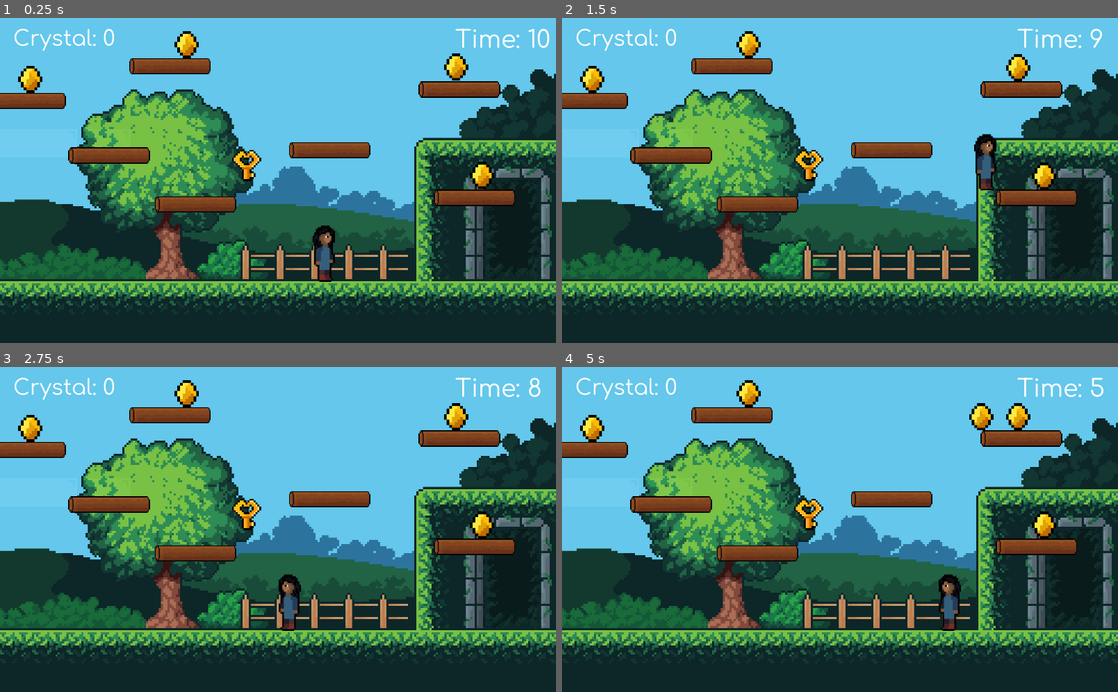
Above: before the commit, frames 1-4 (two rows, left to right).
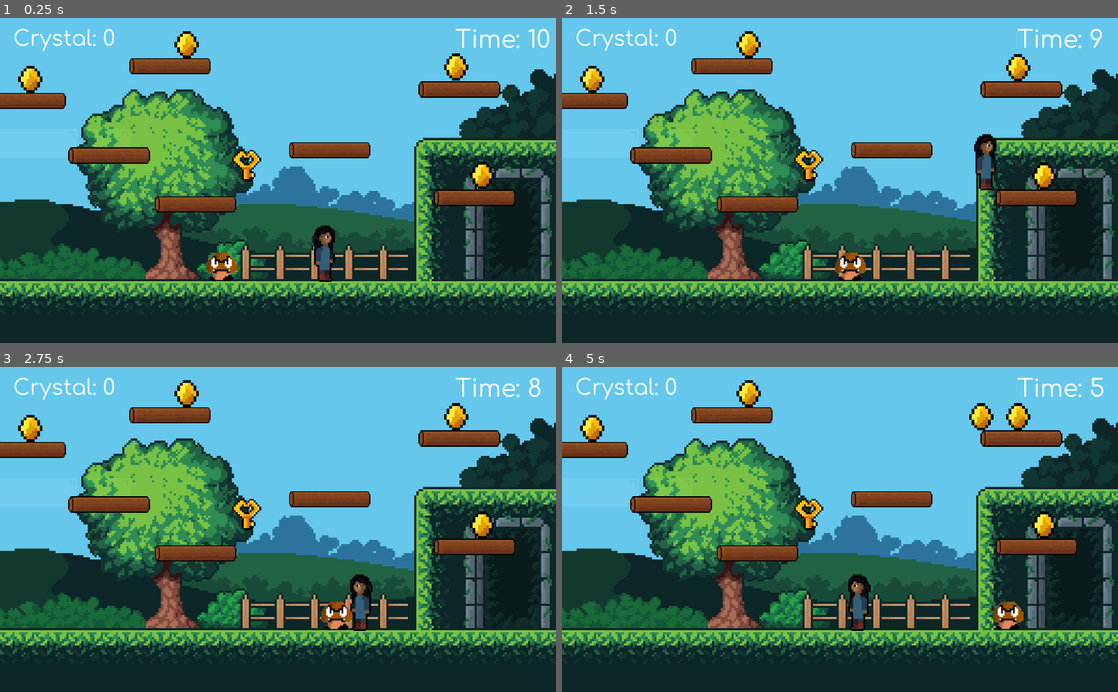
Above: after the commit, the same moments.

Repository: caffebd/sayem-platform
Game: Godot game, scene res://scenes/World.tscn
Two runs of this game, one before a commit and one after it. Both use one fixed random seed, a clock stepped at 60 frames per second and the inputs below.
Inputs:
- Up to frame 1 (0.25 s): no input
- Up to frame 2 (1.5 s): hold D (right) from 0.53 s (still down); tap W (jump) at 0.77 s
- Up to frame 3 (2.75 s): tap W (jump) at 1.52 s; release D (right) at 2.03 s; hold A (left) from 2.03 s (still down)
- Up to frame 4 (5 s): release A (left) at 2.78 s; hold D (right) 2.78-4.28 s; tap W (jump) at 3.02, 3.77, 4.52 s; hold A (left) from 4.28 s (still down)

The runs differ from the first frame. In frame 1, 0.4% of the frame differs, in the area x 37-43%, y 72-81%; in frame 2, 0.4%; in frame 3, 1.5%, in the area x 50-67%, y 63-82%; in frame 4, 1.5%.

Commit message:
add_enemy

Diff:
--- a/scenes/World.tscn
+++ b/scenes/World.tscn
@@ -7,6 +7,7 @@
 [ext_resource path="res://scenes/UI.tscn" type="PackedScene" id=5]
 [ext_resource path="res://scenes/fly_key.tscn" type="PackedScene" id=6]
 [ext_resource path="res://scripts/World.gd" type="Script" id=7]
+[ext_resource path="res://scenes/goomba.tscn" type="PackedScene" id=8]
 
 [sub_resource type="RectangleShape2D" id=1]
 extents = Vector2( 542.5, 63 )
@@ -70,3 +71,6 @@
 
 [node name="fly_key" parent="." instance=ExtResource( 6 )]
 position = Vector2( 456, 273 )
+
+[node name="goomba" parent="." instance=ExtResource( 8 )]
+position = Vector2( 408, 456 )
--- /dev/null
+++ b/scenes/goomba.tscn
@@ -0,0 +1,17 @@
+[gd_scene load_steps=4 format=2]
+
+[ext_resource path="res://assets/player/goomba.png" type="Texture" id=1]
+[ext_resource path="res://scripts/goomba.gd" type="Script" id=2]
+
+[sub_resource type="RectangleShape2D" id=1]
+extents = Vector2( 27.5, 26 )
+
+[node name="goomba" type="KinematicBody2D"]
+script = ExtResource( 2 )
+
+[node name="Sprite" type="Sprite" parent="."]
+texture = ExtResource( 1 )
+
+[node name="CollisionShape2D" type="CollisionShape2D" parent="."]
+position = Vector2( 0.5, 0 )
+shape = SubResource( 1 )
--- /dev/null
+++ b/scripts/goomba.gd
@@ -0,0 +1,18 @@
+extends KinematicBody2D
+
+var GRAVITY = 900
+
+var walk_speed = 100
+
+var direction = Vector2.ZERO
+
+func _ready():
+	pass
+
+func _process(delta):
+	direction = Vector2.ZERO
+	direction.y += GRAVITY * delta
+	if is_on_floor():
+		direction.x += walk_speed
+
+	direction = move_and_slide(direction,  Vector2.UP)
Binary file added: assets/player/goomba.png
Not shown, added: assets/player/goomba.png.import
Not shown: 1 places in scenes/World.tscn that only renumber resources
